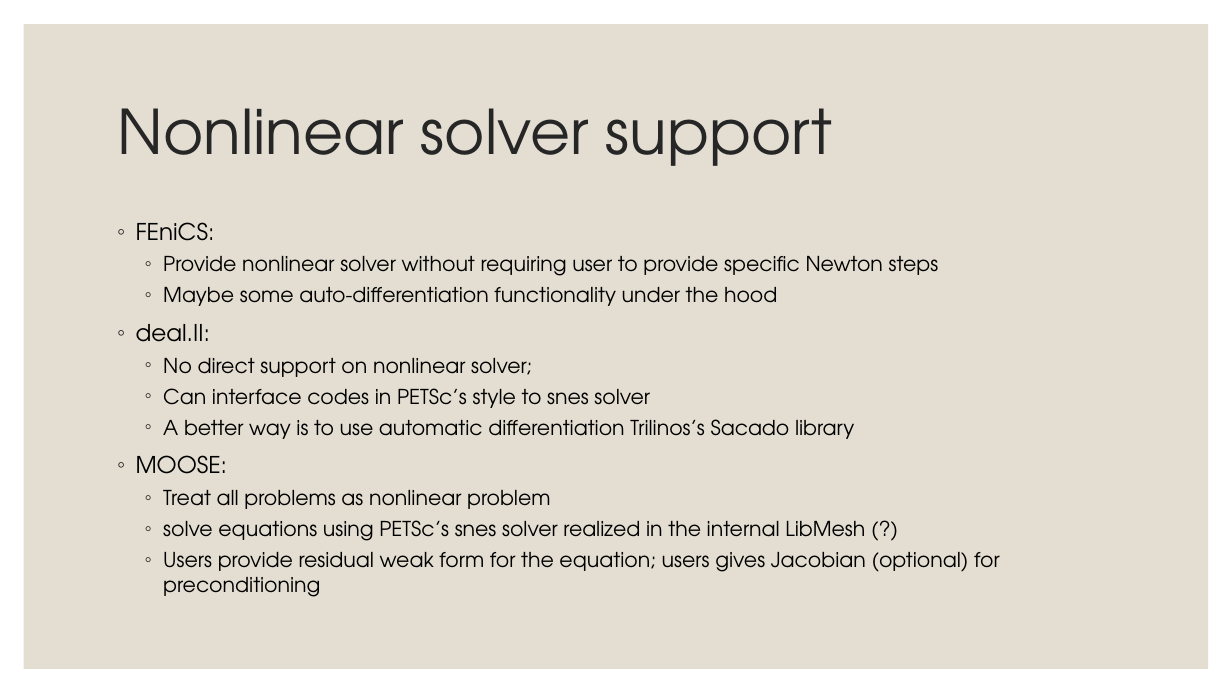
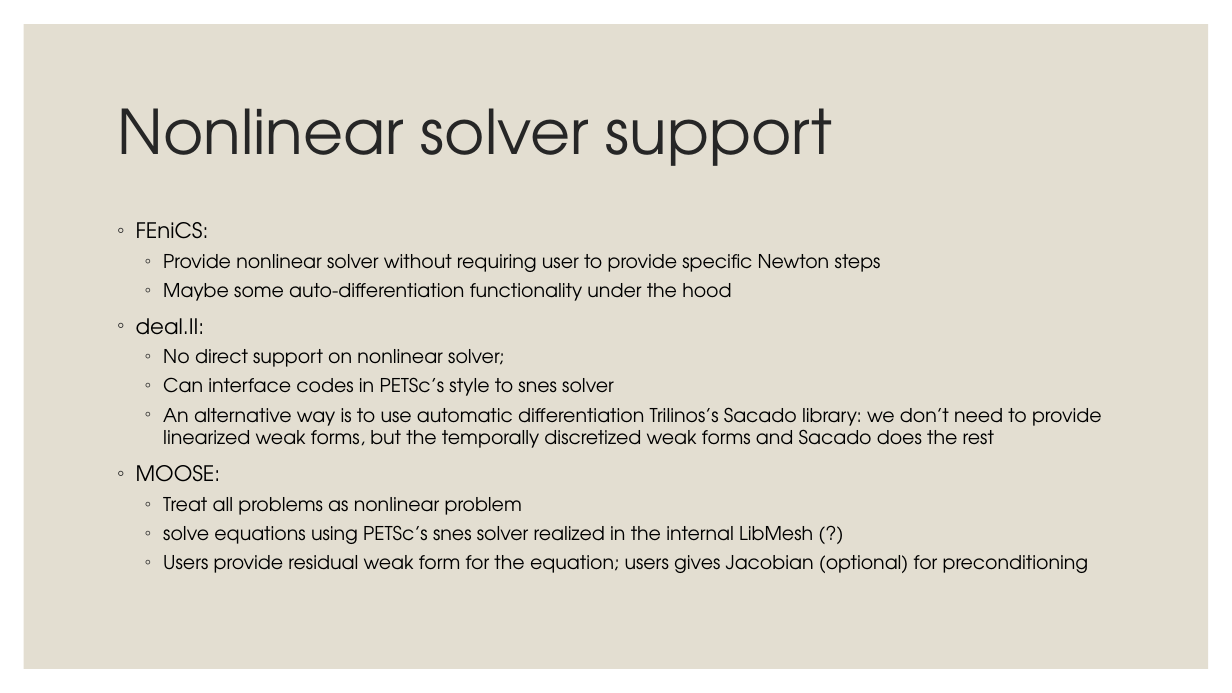
Before and after one commit to victor-dr-z/dealii-playground, a slide deck: slide 8 of docs/package-comparison.pptx (slide 5 before the commit). Drawn at 1232x693 pixels with LibreOffice and Linux fonts; fonts in the diff are those of the drawing. Boxes give left, top, right and bottom in pixels: in the first picture for what was removed or moved away, otherwise in the second. Text is boxed around its words. In the diff, an @@ line names an element or a change of style, - is before the commit and + after.

```diff
--- a/docs/package-comparison.pptx
+++ b/docs/package-comparison.pptx
@@ text at <box>136,222,1089,573</box>: size 18 to 16.6 pt in "FEniCS:", "deal.II:", "MOOSE:"; size 16 to 14.8 pt in "Provide nonlinear solver without requiring user to ...", "Maybe some auto-differentiation functionality under the hood", "No direct support on nonlinear solver;", "Can interface codes in PETSc’s style to ..." and 3 more places @@
@@ text at <box>163,407,1102,448</box>: text changed; size 16 to 14.8 pt @@
-  ◦ A better way is to use automatic differentiation Trilinos’s Sacado library
+  ◦ An alternative way is to use automatic differentiation Trilinos’s Sacado library: we don’t need to provide linearized weak forms, but the temporally discretized weak forms and Sacado does the rest
```
Also in this commit, not shown: 2 other slides changed, 4 slides added, 3 other files.
